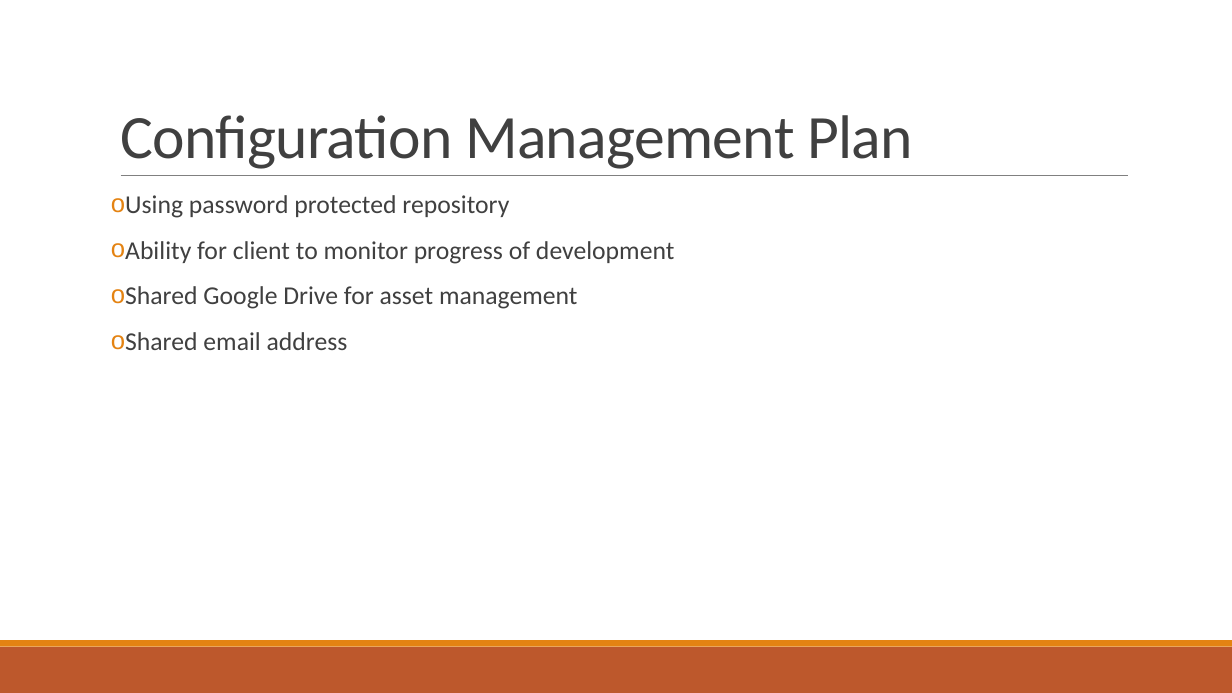
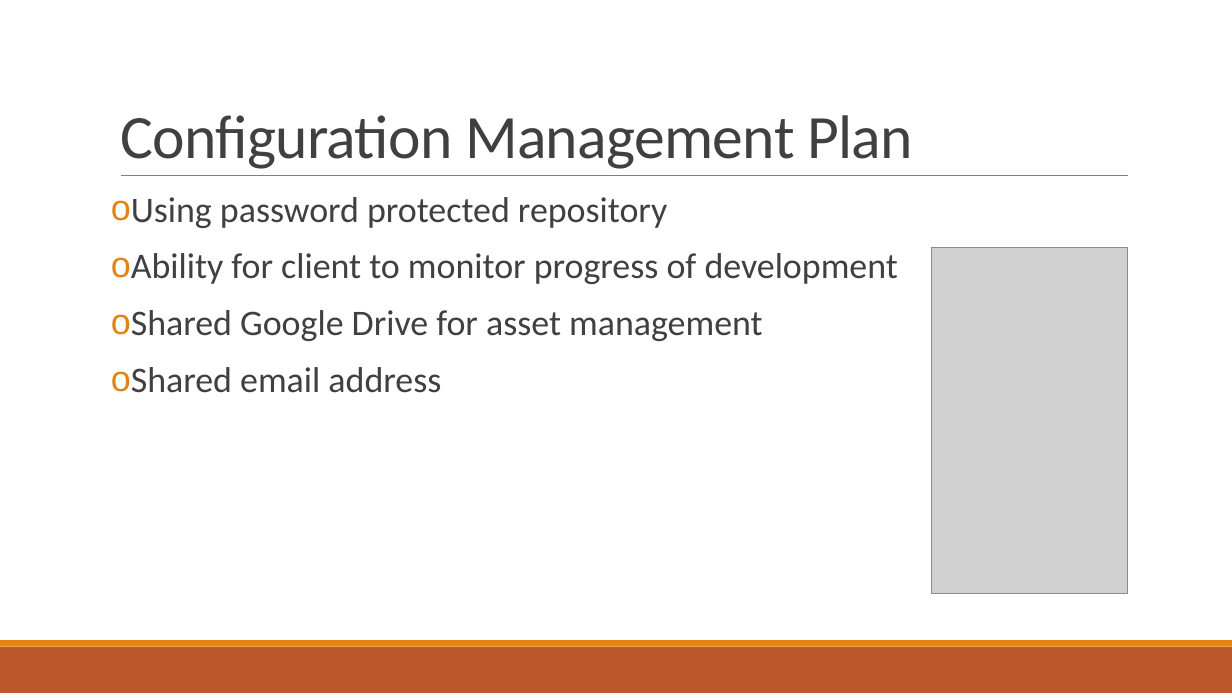
Before and after one commit to jonnynabors/Belly-Of-The-Beast, a slide deck: slide 7 of Documentation/Unity Game Development Plan.pptx. Drawn at 1232x693 pixels with LibreOffice and Linux fonts; fonts in the diff are those of the drawing; grey boxes stand for pictures. Boxes give left, top, right and bottom in pixels: in the first picture for what was removed or moved away, otherwise in the second. Text is boxed around its words. In the diff, an @@ line names an element or a change of style, - is before the commit and + after.

```diff
--- a/Documentation/Unity Game Development Plan.pptx
+++ b/Documentation/Unity Game Development Plan.pptx
@@ text "Using password protected repository" at [131, 197, 898, 393]: size 20 to 28 pt @@
@@ picture added at [933, 248, 1128, 593] @@
```
Also in this commit, not shown: 6 other slides changed, 2 other files.
